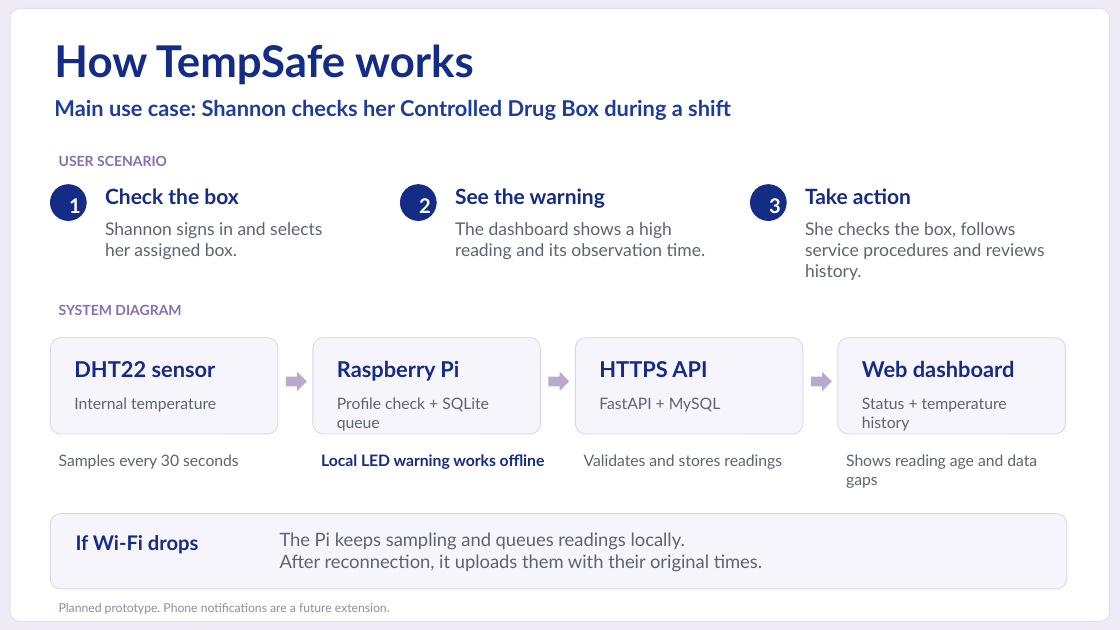
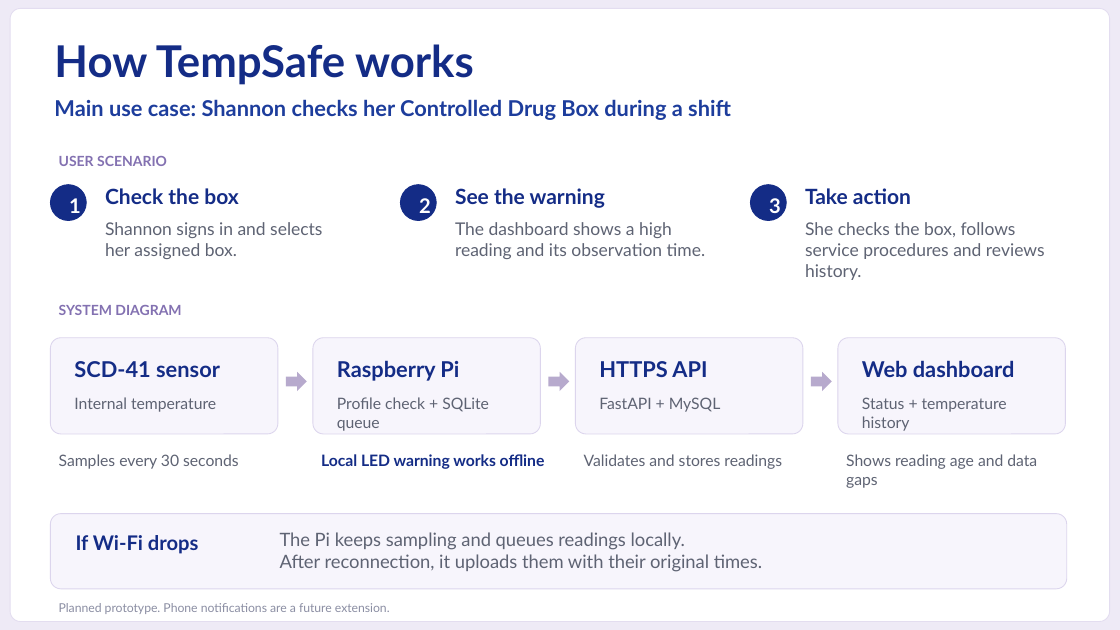
Before and after one commit to nikitsya/Smart-Box, a slide deck: slide 1 of docs/presentation/Slide_2.pptx. Drawn at 1120x630 pixels with LibreOffice and Linux fonts; fonts in the diff are those of the drawing. Boxes give left, top, right and bottom in pixels: in the first picture for what was removed or moved away, otherwise in the second. Text is boxed around its words. In the diff, an @@ line names an element or a change of style, - is before the commit and + after.

Commit message:
Align project documentation and slide two with the owned SCD-41 sensor

```diff
--- a/docs/presentation/Slide_2.pptx
+++ b/docs/presentation/Slide_2.pptx
@@ text at (x1=74, y1=361, x2=220, y2=377): text changed @@
-DHT22 sensor
+SCD-41 sensor
```
Also in this commit, not shown: 8 other files.
